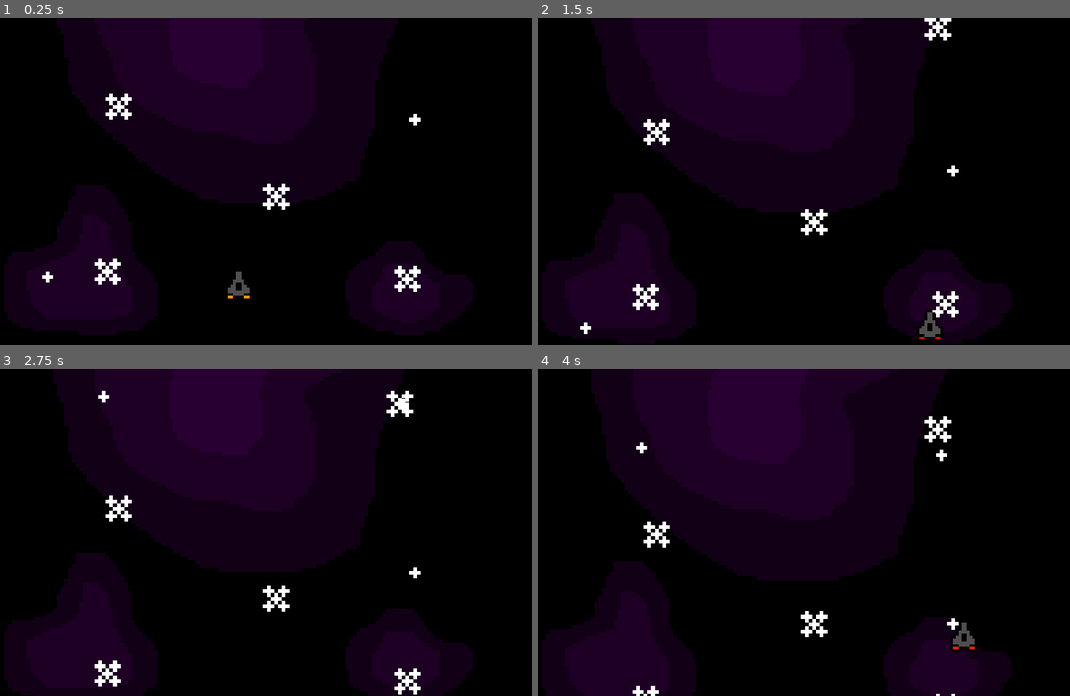
Above: before the commit, frames 1-4 (two rows, left to right).
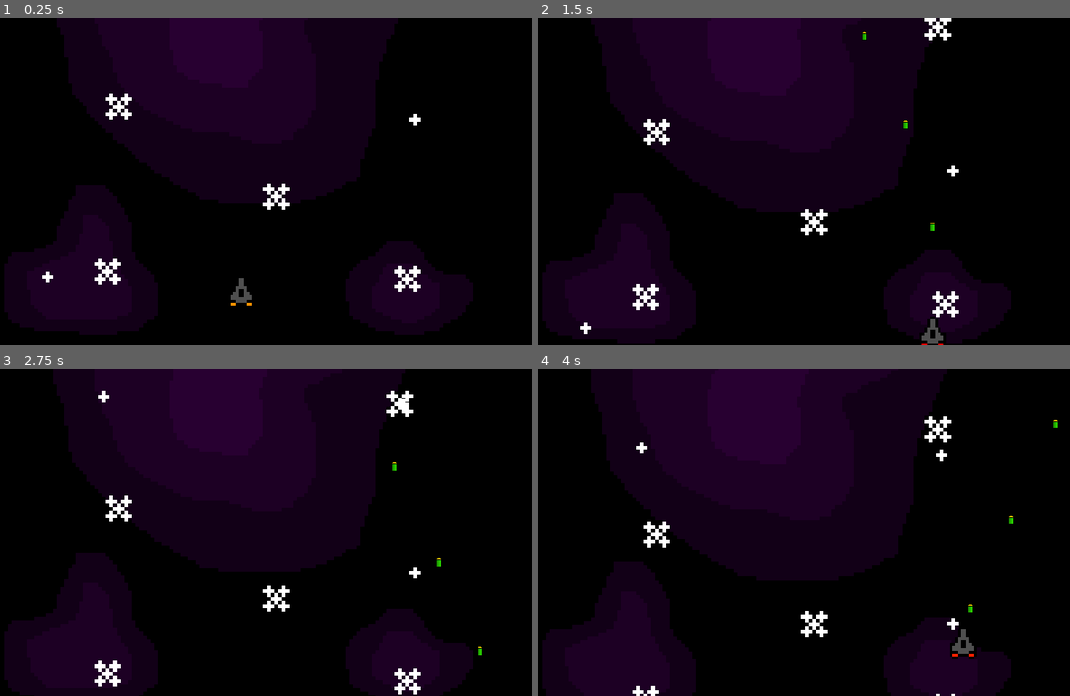
Above: after the commit, the same moments.

Repository: BH3Panzer/save-me-from-hell
Game: Godot game, scene res://levels/level_1.tscn
The game is run twice, just before and just after one commit, with the same random seed, the same clock (stepped at 60 frames per second) and the same inputs.
Inputs:
- Up to frame 1 (0.25 s): no input
- Up to frame 2 (1.5 s): hold Right (right) 0.53-1.28 s; hold Space (shoot, bound only after the commit) 0.53-1.28 s; hold Down (down) from 1.28 s (still down); tap Space (shoot, bound only after the commit) at 1.35 s
- Up to frame 3 (2.75 s): release Down (down) at 2.03 s; hold Right (right) from 2.03 s (still down); hold Space (shoot, bound only after the commit) from 2.03 s (still down)
- Up to frame 4 (4 s): release Right (right) at 2.78 s; release Space (shoot, bound only after the commit) at 2.78 s; hold Up (up) 2.78-3.53 s; tap Space (shoot, bound only after the commit) at 2.85 s; hold Left (left) from 3.53 s (still down); hold Space (shoot, bound only after the commit) from 3.53 s (still down)

The runs differ from the first frame. In frame 1, 0.2% of the frame differs, in the area x 42-48%, y 77-88%; in frame 2, 0.3%; in frame 3, less than 0.1%; in frame 4, 0.3%, in the area x 77-98%, y 15-89%.

Commit message:
added basic bullet to shoot

Diff:
--- a/levels/level_1.tscn
+++ b/levels/level_1.tscn
@@ -2,9 +2,9 @@
 
 [ext_resource type="Texture2D" uid="uid://c0n8hh6j4f415" path="res://art/background_base.png" id="1_m7k27"]
 [ext_resource type="Texture2D" uid="uid://cqr6slxov0uwf" path="res://art/background_big_stars.png" id="2_igf6n"]
-[ext_resource type="PackedScene" uid="uid://cusndprtcdqtn" path="res://spaceships/player.tscn" id="2_k3lb5"]
 [ext_resource type="Texture2D" uid="uid://bp61lw2yik2rt" path="res://art/background_little_stars.png" id="3_0mtd1"]
 [ext_resource type="Script" path="res://levels/level1/camera2d.gd" id="3_gbbqw"]
+[ext_resource type="PackedScene" uid="uid://cusndprtcdqtn" path="res://player/player.tscn" id="5_6o6hp"]
 
 [node name="Level1" type="Node2D"]
 
@@ -37,8 +37,8 @@
 scale = Vector2(5.5, 5.5)
 texture = ExtResource("3_0mtd1")
 
-[node name="Player" parent="." instance=ExtResource("2_k3lb5")]
-position = Vector2(-4, 152)
-
 [node name="Camera2D" type="Camera2D" parent="."]
 script = ExtResource("3_gbbqw")
+
+[node name="Player" parent="." instance=ExtResource("5_6o6hp")]
+position = Vector2(0, 162)
--- /dev/null
+++ b/player/basic_bullet.gd
@@ -0,0 +1,11 @@
+extends Area2D
+
+var speed = 750
+
+func _physics_process(delta):
+	position += transform.x * speed * delta
+
+func _on_Bullet_body_entered(body):
+	if body.is_in_group("Enemies"):
+		body.queue_free()
+	queue_free()
--- /dev/null
+++ b/player/basic_bullet.tscn
@@ -0,0 +1,18 @@
+[gd_scene load_steps=4 format=3 uid="uid://bi011m8gyxxjq"]
+
+[ext_resource type="Script" path="res://player/basic_bullet.gd" id="1_cnxfl"]
+[ext_resource type="Texture2D" uid="uid://ergovft7oo78" path="res://art/basic_bulet.png" id="1_f5b4e"]
+
+[sub_resource type="RectangleShape2D" id="RectangleShape2D_20th7"]
+size = Vector2(8, 14)
+
+[node name="BasicBullet" type="Area2D"]
+script = ExtResource("1_cnxfl")
+
+[node name="Sprite2D" type="Sprite2D" parent="."]
+rotation = 1.5708
+texture = ExtResource("1_f5b4e")
+
+[node name="CollisionShape2D" type="CollisionShape2D" parent="."]
+rotation = 1.5708
+shape = SubResource("RectangleShape2D_20th7")
--- a/spaceships/player.gd
+++ b/player/player.gd
@@ -3,9 +3,13 @@
 
 const SPEED = 300.0
 var forward_speed = 100
-
+@export var Bullet : PackedScene
+@onready var timer = $Timer
+var is_shooting := false
 func _ready():
 	$AnimationPlayer.play("idle")
+	is_shooting = false
+
 func _physics_process(delta):
 	position.y -= forward_speed * delta
 	if Input.is_action_pressed("right"):
@@ -16,7 +20,29 @@
 		position.y -= SPEED * delta
 	if Input.is_action_pressed("down"):
 		position.y += SPEED * delta
+
 	if global_position.x >= 853/2 - 16 :
 		position.x -= SPEED * delta
 	if global_position.x <= -853/2 + 16 :
 		position.x += SPEED * delta
+
+func _input(event):
+	if event.is_action_pressed("shoot") && timer.is_stopped():
+		is_shooting = true
+		shoot()
+		timer.start()
+	elif event.is_action_released("shoot"):
+		timer.stop()
+		is_shooting = false
+
+
+func _on_timer_timeout():
+	shoot()
+	is_shooting = false
+
+func shoot():
+	var b = Bullet.instantiate()
+	owner.add_child(b)
+	b.transform = $FrontCanon.global_transform
+	b.scale.x = 1
+	b.scale.y = 1
--- a/spaceships/player.tscn
+++ b/player/player.tscn
@@ -1,7 +1,8 @@
-[gd_scene load_steps=6 format=3 uid="uid://cusndprtcdqtn"]
+[gd_scene load_steps=7 format=3 uid="uid://cusndprtcdqtn"]
 
-[ext_resource type="Script" path="res://spaceships/player.gd" id="1_ekqch"]
+[ext_resource type="Script" path="res://player/player.gd" id="1_ekqch"]
 [ext_resource type="Texture2D" uid="uid://bb1u2jaw7n4jw" path="res://art/base_spaceship.png" id="1_jhc3e"]
+[ext_resource type="PackedScene" uid="uid://bi011m8gyxxjq" path="res://player/basic_bullet.tscn" id="2_soo3b"]
 
 [sub_resource type="RectangleShape2D" id="RectangleShape2D_bau04"]
 size = Vector2(10, 12)
@@ -28,10 +29,11 @@
 "idle": SubResource("Animation_bartl")
 }
 
-[node name="Player" type="CharacterBody2D"]
+[node name="Player" type="CharacterBody2D" groups=["Player"]]
 scale = Vector2(4, 4)
 collision_mask = 6
 script = ExtResource("1_ekqch")
+Bullet = ExtResource("2_soo3b")
 
 [node name="Sprite2D" type="Sprite2D" parent="."]
 texture = ExtResource("1_jhc3e")
@@ -45,3 +47,12 @@
 libraries = {
 "": SubResource("AnimationLibrary_p88at")
 }
+
+[node name="FrontCanon" type="Marker2D" parent="."]
+position = Vector2(0, -7.25)
+rotation = 4.71239
+
+[node name="Timer" type="Timer" parent="."]
+wait_time = 0.2
+
+[connection signal="timeout" from="Timer" to="." method="_on_timer_timeout"]
--- a/project.godot
+++ b/project.godot
@@ -50,6 +50,7 @@
 shoot={
 "deadzone": 0.5,
 "events": [Object(InputEventJoypadButton,"resource_local_to_scene":false,"resource_name":"","device":-1,"button_index":0,"pressure":0.0,"pressed":true,"script":null)
+, Object(InputEventKey,"resource_local_to_scene":false,"resource_name":"","device":-1,"window_id":0,"alt_pressed":false,"shift_pressed":false,"ctrl_pressed":false,"meta_pressed":false,"pressed":false,"keycode":0,"physical_keycode":32,"key_label":0,"unicode":32,"echo":false,"script":null)
 ]
 }
 
Binary file added: art/basic_bulet.png
Not shown, added: art/basic_bulet.png.import
